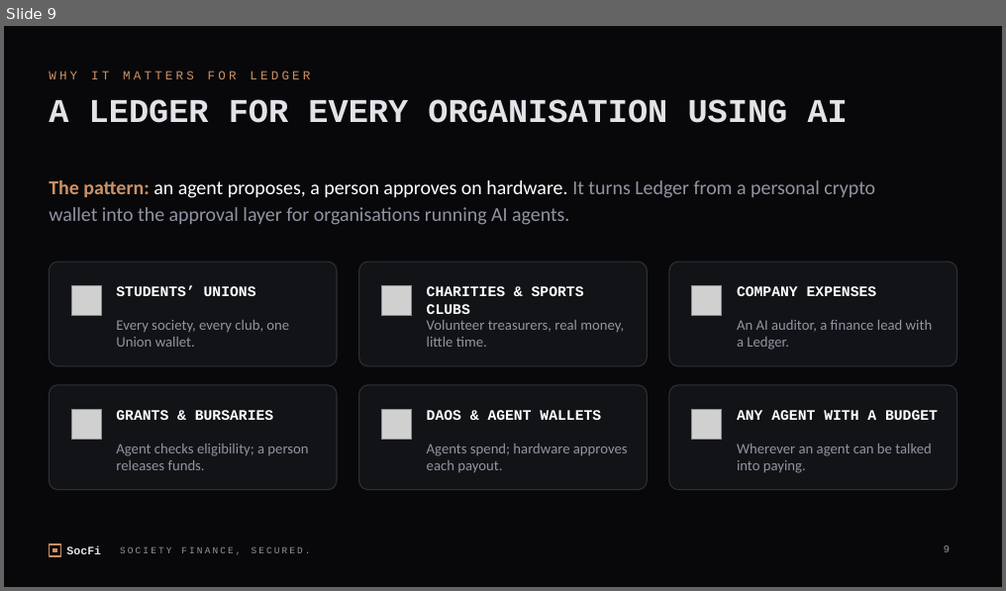
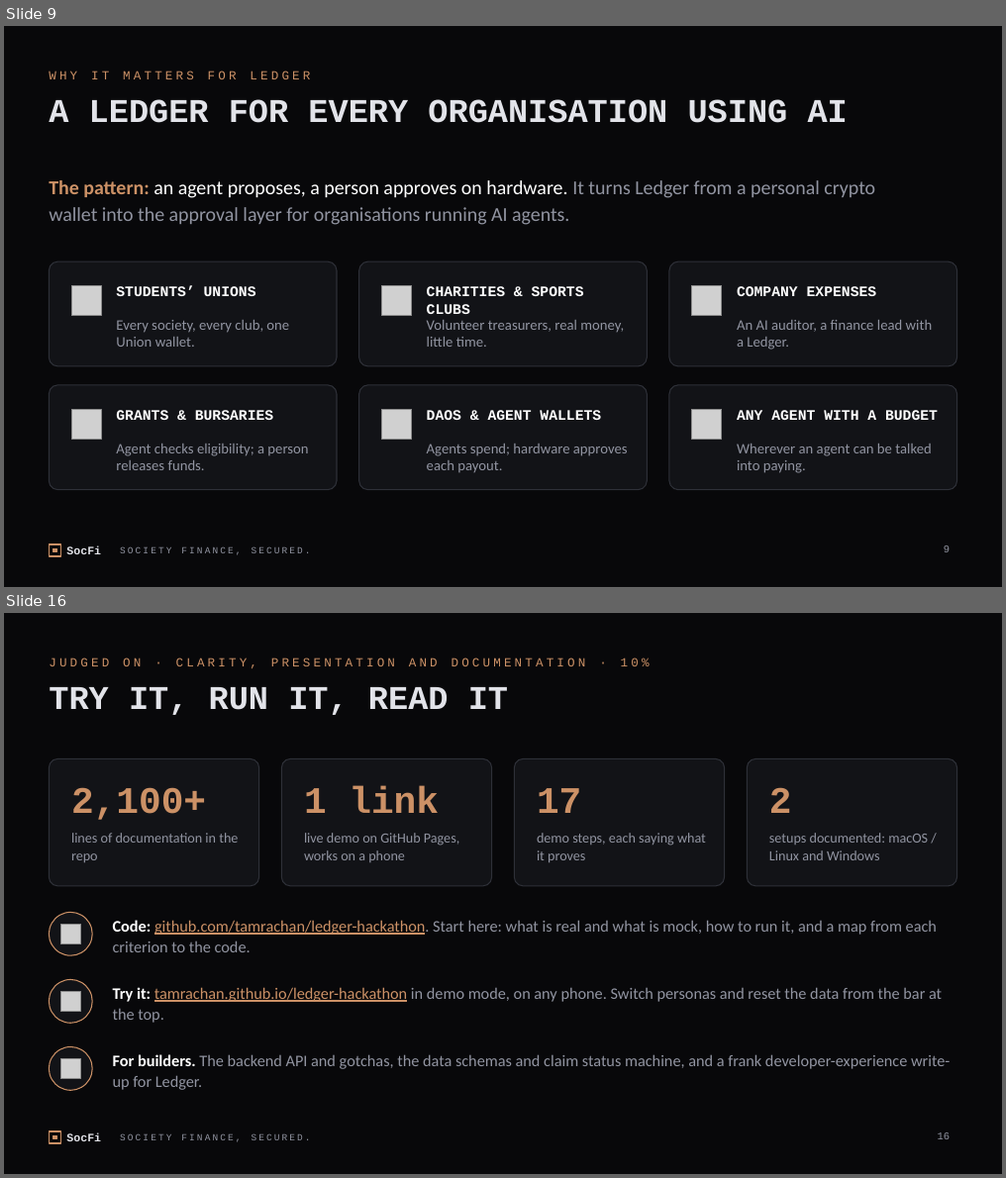
Before and after one commit to tamrachan/soc-fi, a slide deck: pitch/SocFi-pitch.pptx. Shown one above the other, each under a label of ours: slide 9 before the commit, slides 9 and 16 after it; the slides between them are not shown. The pictures are 1006x591 and 1006x1178 pixels, drawn with LibreOffice and Linux fonts; fonts in the diff are those of the drawing; grey boxes stand for pictures. Boxes give left, top, right and bottom in pixels: in the first picture for what was removed or moved away, otherwise in the second. Text is boxed around its words. In the diff, an @@ line names an element or a change of style, - is before the commit and + after.

```diff
--- a/pitch/SocFi-pitch.pptx
+++ b/pitch/SocFi-pitch.pptx
@@ slide 16 added at (x1=4, y1=613, x2=1002, y2=1174), background #08080A; not listed: 4 template elements that a slide beside it also shows @@
@@ text added at (x1=49, y1=658, x2=649, y2=668), 12 pt, text #CC9166 @@
+JUDGED ON · CLARITY, PRESENTATION AND DOCUMENTATION · 10%
@@ title added at (x1=49, y1=687, x2=508, y2=715), 32 pt, text #E2E3E9, bold @@
+TRY IT, RUN IT, READ IT
@@ rounded rectangle added at (x1=49, y1=759, x2=259, y2=886), fill #121317, outline #2E3038 1 pt @@
@@ rounded rectangle added at (x1=282, y1=759, x2=492, y2=886), fill #121317, outline #2E3038 1 pt @@
@@ rounded rectangle added at (x1=515, y1=759, x2=725, y2=886), fill #121317, outline #2E3038 1 pt @@
@@ rounded rectangle added at (x1=746, y1=759, x2=957, y2=886), fill #121317, outline #2E3038 1 pt @@
@@ text added at (x1=71, y1=787, x2=206, y2=820), 36 pt, text #CC9166, bold @@
+2,100+
@@ text added at (x1=304, y1=786, x2=439, y2=813), 36 pt, text #CC9166, bold @@
+1 link
@@ text added at (x1=537, y1=788, x2=581, y2=813), 36 pt, text #CC9166, bold @@
+17
@@ text added at (x1=769, y1=787, x2=792, y2=813), 36 pt, text #CC9166, bold @@
+2
@@ text added at (x1=71, y1=833, x2=238, y2=862), 13.5 pt, text #9194A1 @@
+lines of documentation in the repo
@@ text added at (x1=304, y1=833, x2=459, y2=862), 13.5 pt, text #9194A1 @@
+live demo on GitHub Pages, works on a phone
@@ text added at (x1=537, y1=833, x2=706, y2=862), 13.5 pt, text #9194A1 @@
+demo steps, each saying what it proves
@@ text added at (x1=769, y1=833, x2=928, y2=861), 13.5 pt, text #9194A1 @@
+setups documented: macOS / Linux and Windows
@@ ellipse added at (x1=49, y1=912, x2=92, y2=956), fill #121317, outline #CC9166 1 pt @@
@@ picture added at (x1=60, y1=925, x2=81, y2=945) @@
@@ text added at (x1=113, y1=920, x2=937, y2=953), 15.5 pt, text #9194A1 @@
+Code: github.com/tamrachan/ledger-hackathon. Start here: what is real and what is mock, how to run it, and a map from each criterion to the code.
@@ ellipse added at (x1=49, y1=980, x2=92, y2=1023), fill #121317, outline #CC9166 1 pt @@
@@ picture added at (x1=60, y1=991, x2=81, y2=1011) @@
@@ text added at (x1=113, y1=987, x2=942, y2=1023), 15.5 pt, text #9194A1 @@
+Try it: tamrachan.github.io/ledger-hackathon in demo mode, on any phone. Switch personas and reset the data from the bar at the top.
@@ ellipse added at (x1=49, y1=1048, x2=92, y2=1090), fill #121317, outline #CC9166 1 pt @@
@@ text added at (x1=113, y1=1055, x2=949, y2=1090), 15.5 pt, text #9194A1 @@
+For builders. The backend API and gotchas, the data schemas and claim status machine, and a frank developer-experience write-up for Ledger.
@@ picture added at (x1=60, y1=1059, x2=81, y2=1079) @@
@@ page number added at (x1=938, y1=1133, x2=950, y2=1140), 10 pt, text #9194A1 @@
+16
```
Also in this commit, not shown: 4 slides changed, 5 other slides added, 2 other files.
